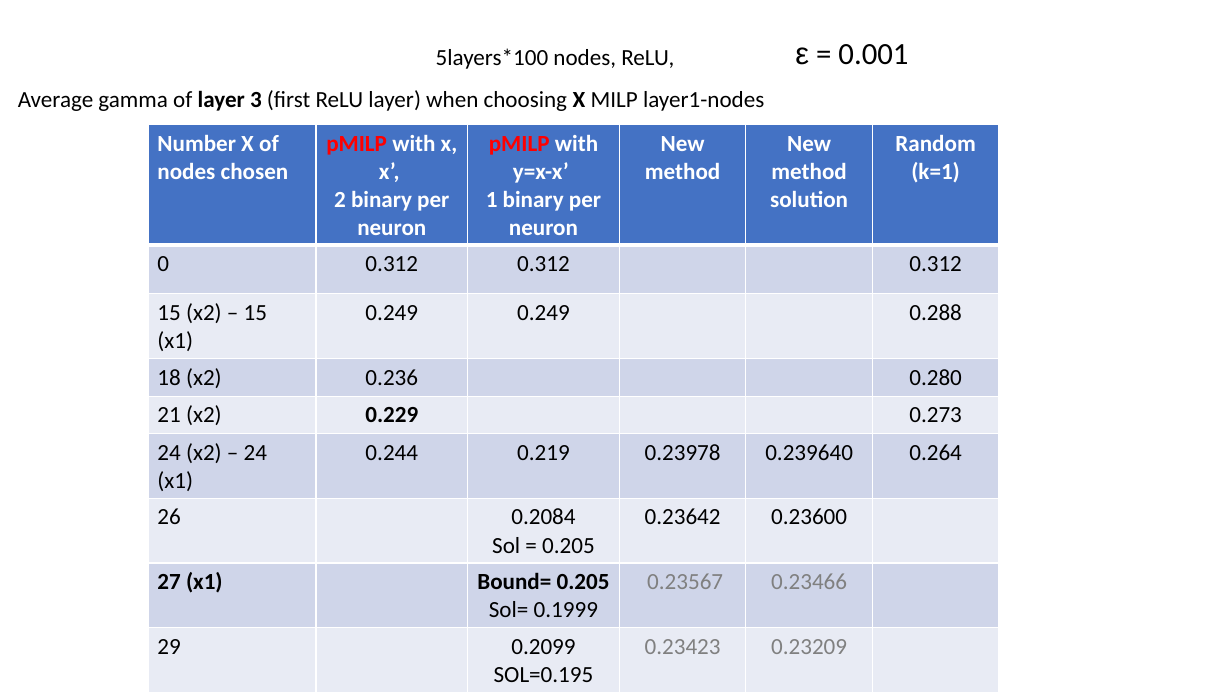
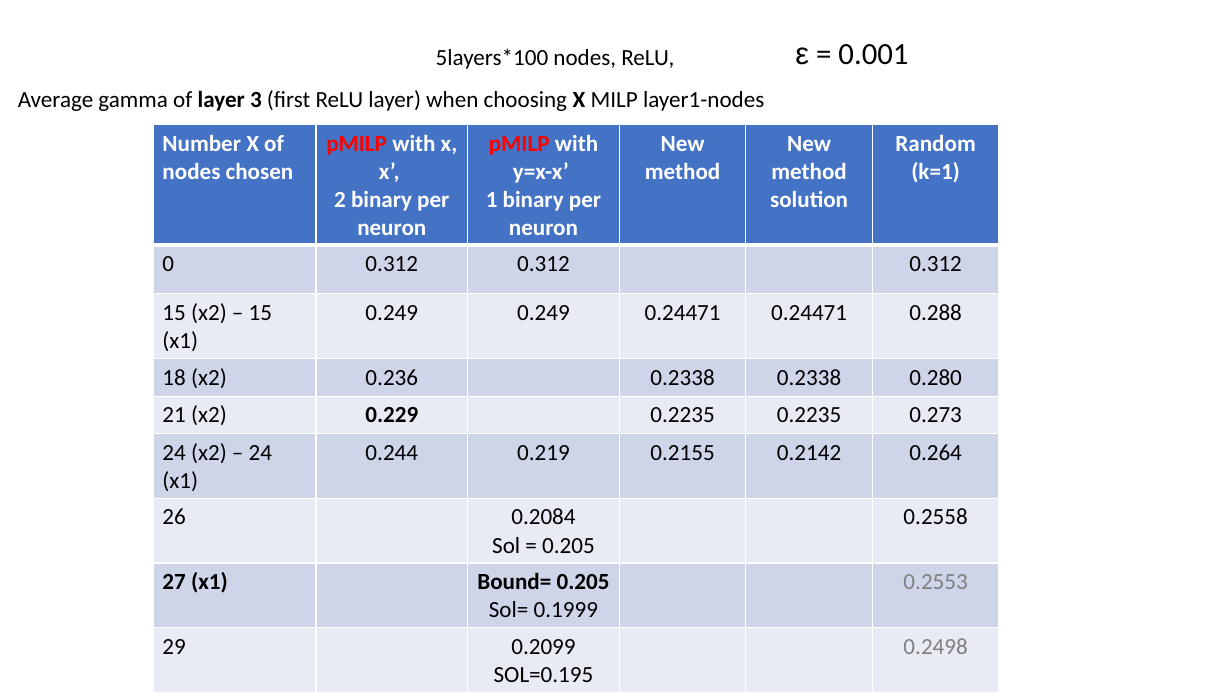
Before and after one commit to blaisegenest/vericompensate, a slide deck: slide 19 of lipschitz/Liptscitz.pptx. Drawn at 1232x693 pixels with LibreOffice and Linux fonts; fonts in the diff are those of the drawing. Boxes give left, top, right and bottom in pixels: in the first picture for what was removed or moved away, otherwise in the second. Text is boxed around its words. In the diff, an @@ line names an element or a change of style, - is before the commit and + after.

Commit message:
update PPT

```diff
--- a/lipschitz/Liptscitz.pptx
+++ b/lipschitz/Liptscitz.pptx
@@ table at <box>153,125,999,693</box> @@
-row 3, column 4: 
+row 3, column 4: 0.24471
-row 3, column 5: 
+row 3, column 5: 0.24471
-row 4, column 4: 
+row 4, column 4: 0.2338
-row 4, column 5: 
+row 4, column 5: 0.2338
-row 5, column 4: 
+row 5, column 4: 0.2235
-row 5, column 5: 
+row 5, column 5: 0.2235
-row 6, column 4: 0.23978
+row 6, column 4: 0.2155
-row 6, column 5: 0.239640
+row 6, column 5: 0.2142
-row 7: 26 |  | 0.2084 / Sol = 0.205 | 0.23642 | 0.23600 | 
+row 7: 26 |  | 0.2084 / Sol = 0.205 |  |  | 0.2558
-row 8: 27 (x1) |  | Bound= 0.205 / Sol= 0.1999 | 0.23567 | 0.23466 | 
+row 8: 27 (x1) |  | Bound= 0.205 / Sol= 0.1999 |  |  | 0.2553
-row 9: 29 |  | 0.2099 / SOL=0.195 | 0.23423 | 0.23209 | 
+row 9: 29 |  | 0.2099 / SOL=0.195 |  |  | 0.2498
-row 10, column 4: 0.23312
+row 10, column 4: 
-row 10, column 5: 0.22793
+row 10, column 5: 
@@ table: place and size @@
-table at <box>148,125,999,693</box>
+table at <box>153,125,999,693</box>
```
